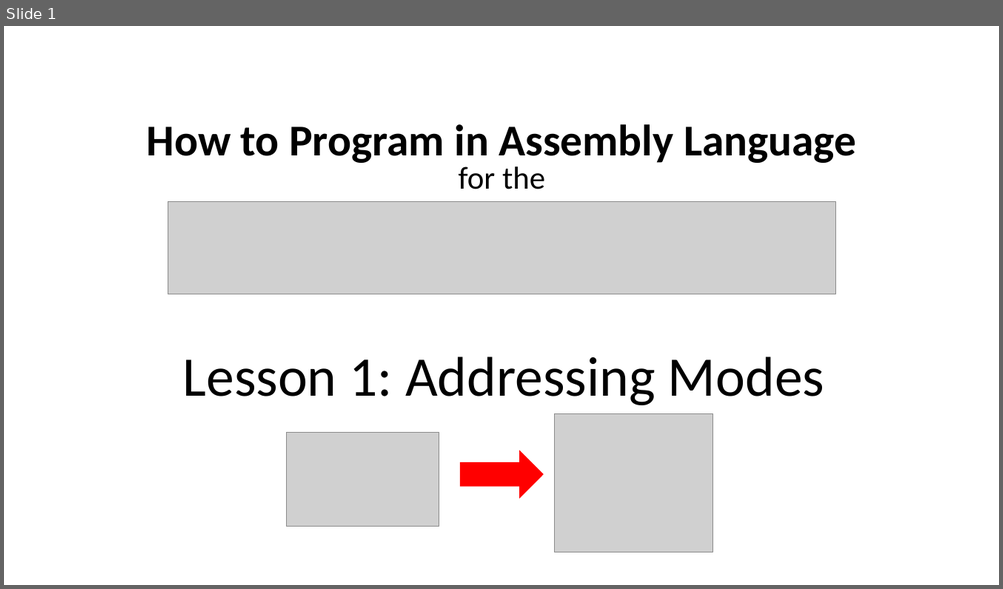
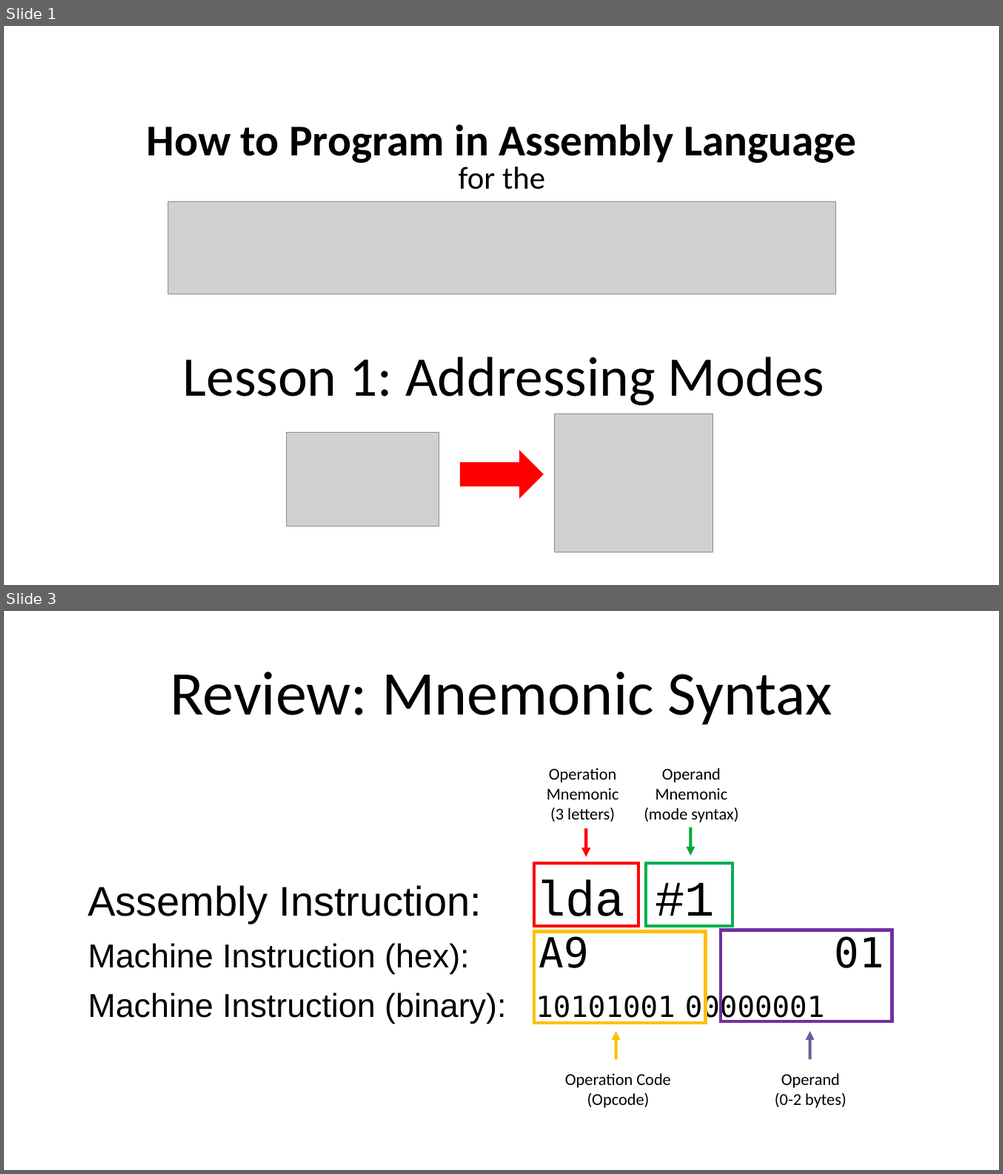
Before and after one commit to SlithyMatt/x16-assembly-tutorial, a slide deck: Lesson2/Lesson2.odp. Shown one above the other, each under a label of ours: slide 1 before the commit, slides 1 and 3 after it; the slides between them are not shown. The pictures are 1003x589 and 1003x1174 pixels, drawn with LibreOffice and Linux fonts; fonts in the diff are those of the drawing; grey boxes stand for pictures. Boxes give left, top, right and bottom in pixels: in the first picture for what was removed or moved away, otherwise in the second. Text is boxed around its words. In the diff, an @@ line names an element or a change of style, - is before the commit and + after.

```diff
--- a/Lesson2/Lesson2.odp
+++ b/Lesson2/Lesson2.odp
@@ slide 3 added at (x1=4, y1=611, x2=999, y2=1170), background #FFFFFF @@
@@ title added at (x1=170, y1=672, x2=832, y2=725), 60 pt, text #000000 @@
+Review: Mnemonic Syntax
@@ text added at (x1=546, y1=768, x2=619, y2=822), 16 pt, text #000000 @@
+Operation
+Mnemonic
+(3 letters)
@@ text added at (x1=643, y1=768, x2=738, y2=823), 16 pt, text #000000 @@
+Operand
+Mnemonic
+(mode syntax)
@@ arrow added from (586, 829) to (586, 857), #FF0000 2.89 pt @@
@@ arrow added from (691, 827) to (691, 856), #00A933 2.89 pt @@
@@ freeform shape added at (x1=534, y1=863, x2=638, y2=925), outline #FF0000 3 pt @@
@@ freeform shape added at (x1=646, y1=863, x2=732, y2=925), outline #00B050 3 pt @@
@@ text added at (x1=88, y1=880, x2=883, y2=1024), 32 pt, text #000000 @@
+Assembly Instruction: lda #1
+Machine Instruction (hex): A9 01
+Machine Instruction (binary): 10101001 00000001
@@ freeform shape added at (x1=534, y1=932, x2=706, y2=1023), outline #FFC000 3 pt @@
@@ freeform shape added at (x1=720, y1=931, x2=892, y2=1022), outline #7030A0 3 pt @@
@@ arrow added from (616, 1060) to (616, 1032), #FFBF00 2.89 pt @@
@@ arrow added from (810, 1060) to (810, 1032), #6B5E9B 2.89 pt @@
@@ text added at (x1=565, y1=1073, x2=671, y2=1108), 16 pt, text #000000 @@
+Operation Code
+(Opcode)
@@ text added at (x1=774, y1=1073, x2=846, y2=1108), 16 pt, text #000000 @@
+Operand
+(0-2 bytes)
```
Also in this commit, not shown: 4 other slides added, 1 slide removed.
